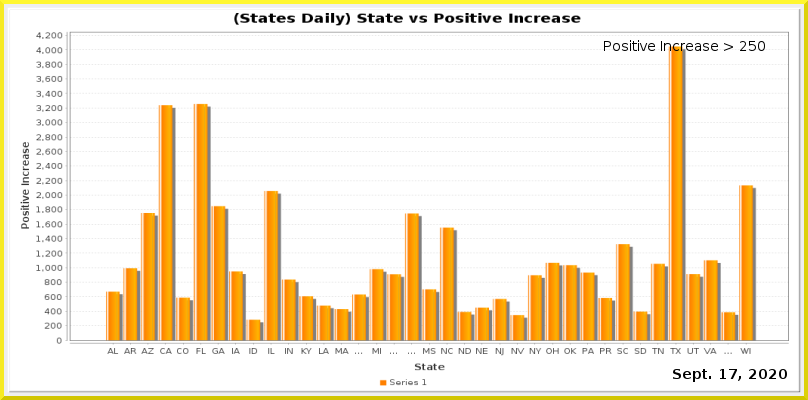
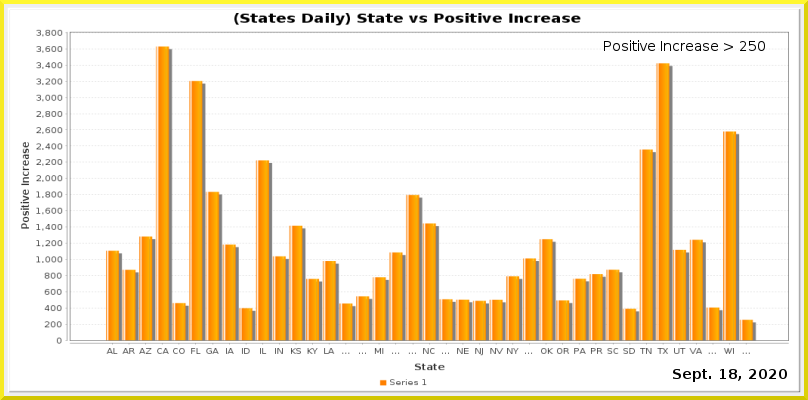
Layers edited between the first and the second 808 x 400 image:
painted on "Current Date" over [left=729, top=369, right=737, bottom=379]
painted on "Date_vs_TestIncrease.png" over [left=36, top=29, right=789, bottom=356]
